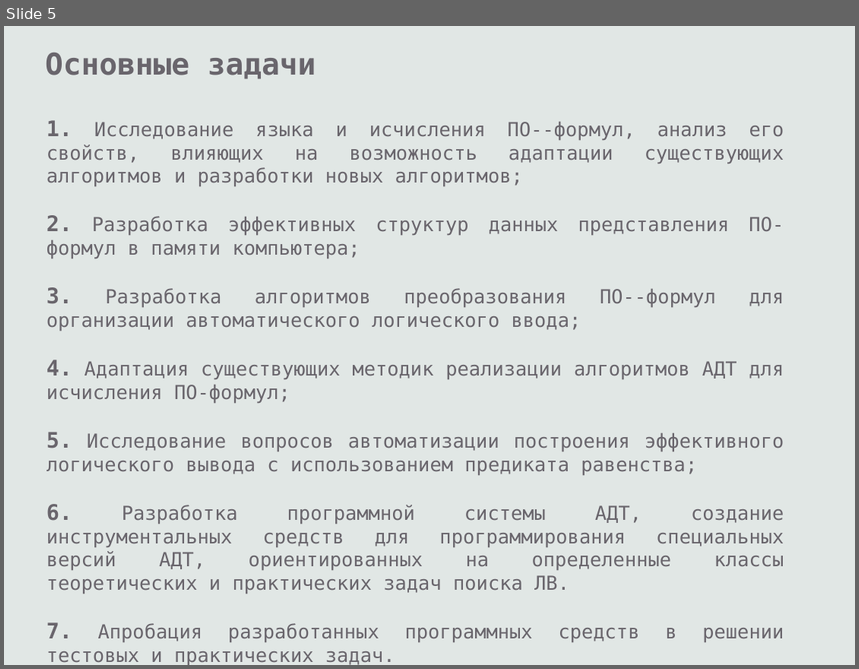
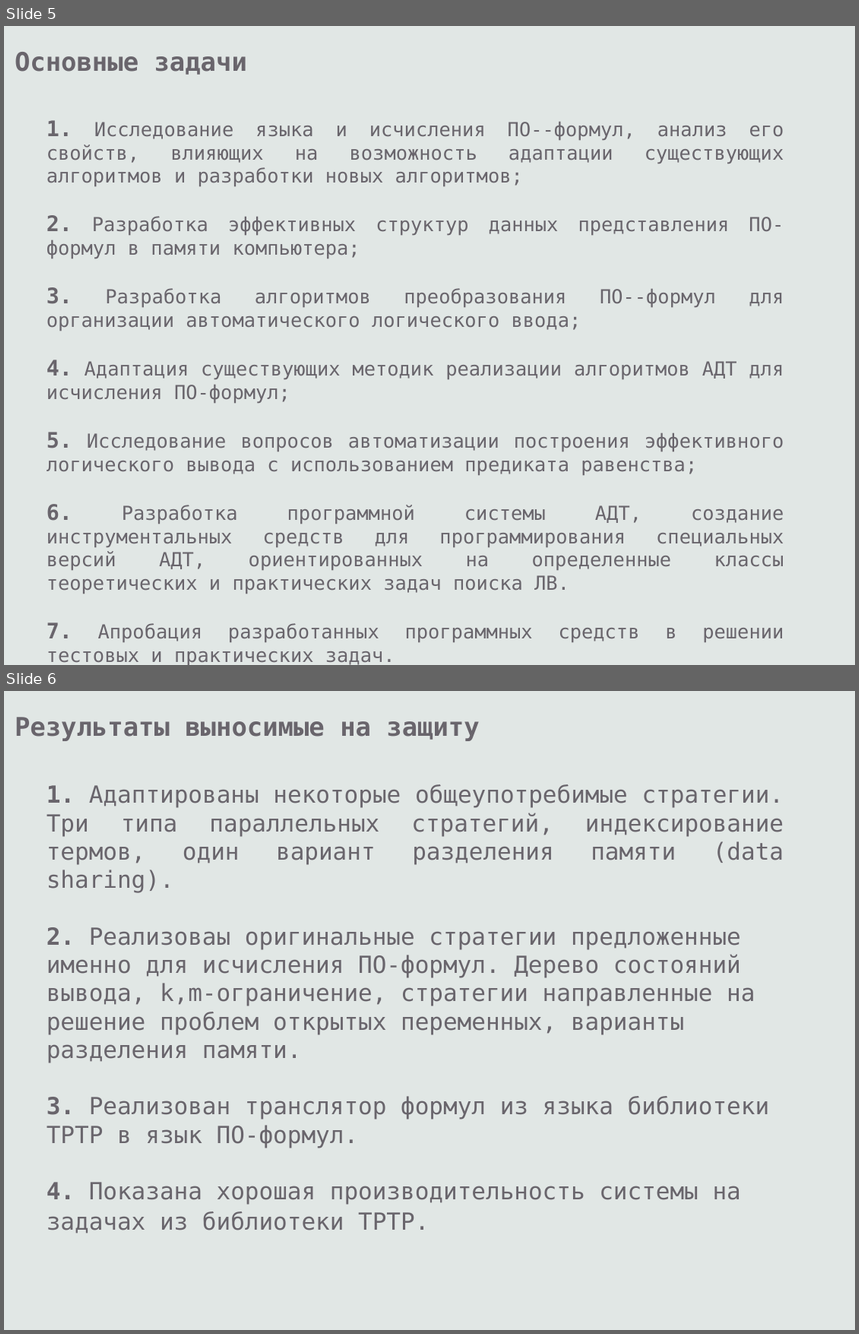
Before and after one commit to eugeneai/prisnif, a slide deck: brick/pres/pacman.odp. Shown one above the other, each under a label of ours: slide 5 before the commit, slides 5 and 6 after it. The pictures are 859x669 and 859x1334 pixels, drawn with LibreOffice and Linux fonts; fonts in the diff are those of the drawing. Boxes give left, top, right and bottom in pixels: in the first picture for what was removed or moved away, otherwise in the second. Text is boxed around its words. In the diff, an @@ line names an element or a change of style, - is before the commit and + after.

```diff
--- a/brick/pres/pacman.odp
+++ b/brick/pres/pacman.odp
@@ slide 6 added at [4, 691, 855, 1330], background #E1E7E5 @@
@@ text added at [15, 717, 479, 741], 24 pt, text #69656C, bold @@
+Результаты выносимые на защиту
@@ text added at [47, 784, 785, 1234], 22 pt, text #69656C @@
+1. Адаптированы некоторые общеупотребимые стратегии. Три типа параллельных стратегий, индексирование термов, один вариант разделения памяти (data sharing).
+2. Реализоваы оригинальные стратегии предложенные именно для исчисления ПО-формул. Дерево состояний вывода, k,m-ограничение, стратегии направленные на решение проблем открытых переменных, варианты разделения памяти.
+3. Реализован транслятор формул из языка библиотеки TPTP в язык ПО-формул.
+4. Показана хорошая производительность системы на задачах из библиотеки TPTP.
@@ slide 5 changed as well @@
@@ text "Основные задачи": place and size @@
-text "Основные задачи" at [45, 52, 316, 79]
+text "Основные задачи" at [15, 52, 247, 75]
@@ text "Основные задачи" at [15, 52, 247, 75]: size 28 to 24 pt @@
```
Also in this commit, not shown: 8 other slides changed, 8 other slides added, 7 slides removed, 1 other file.
